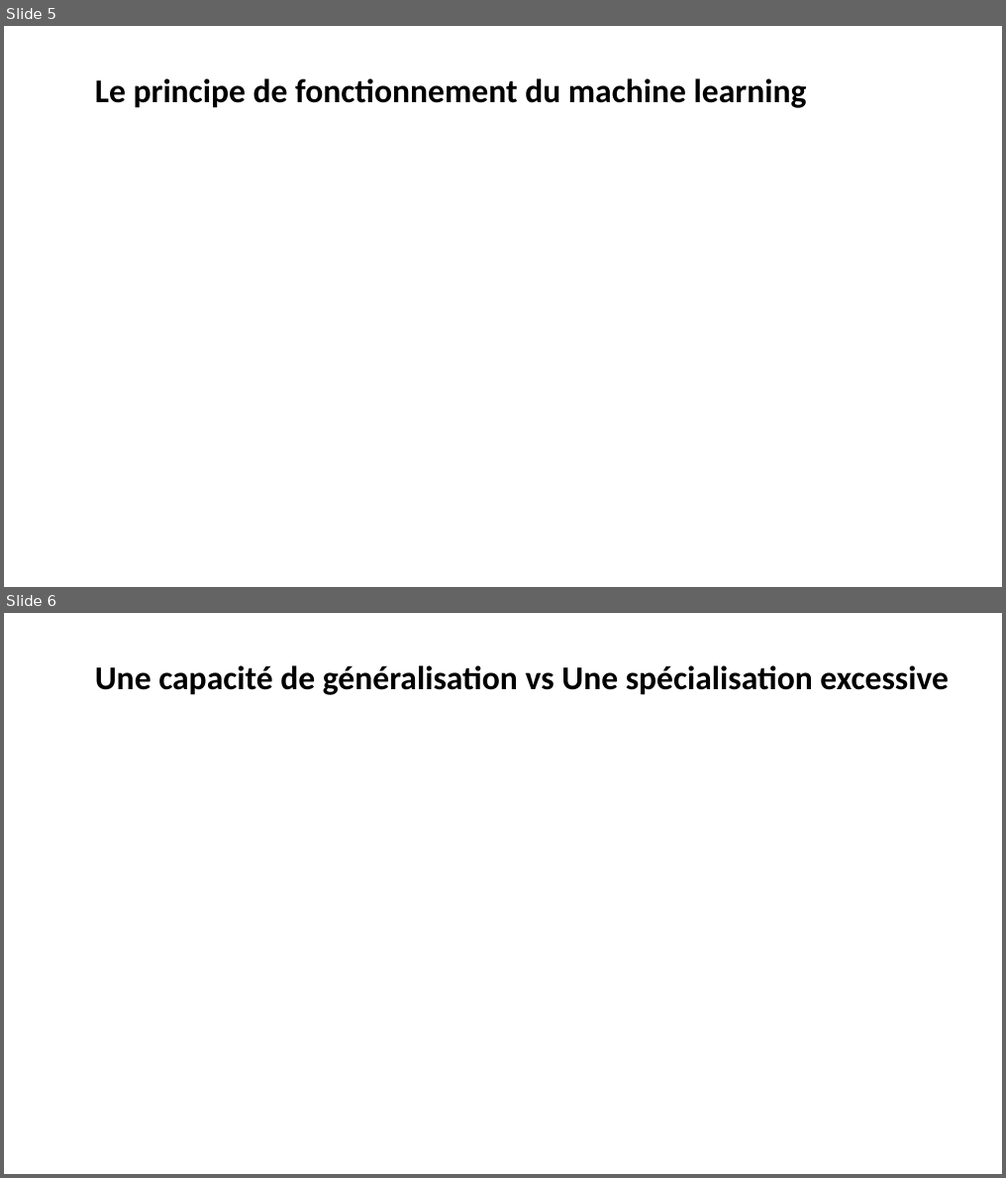
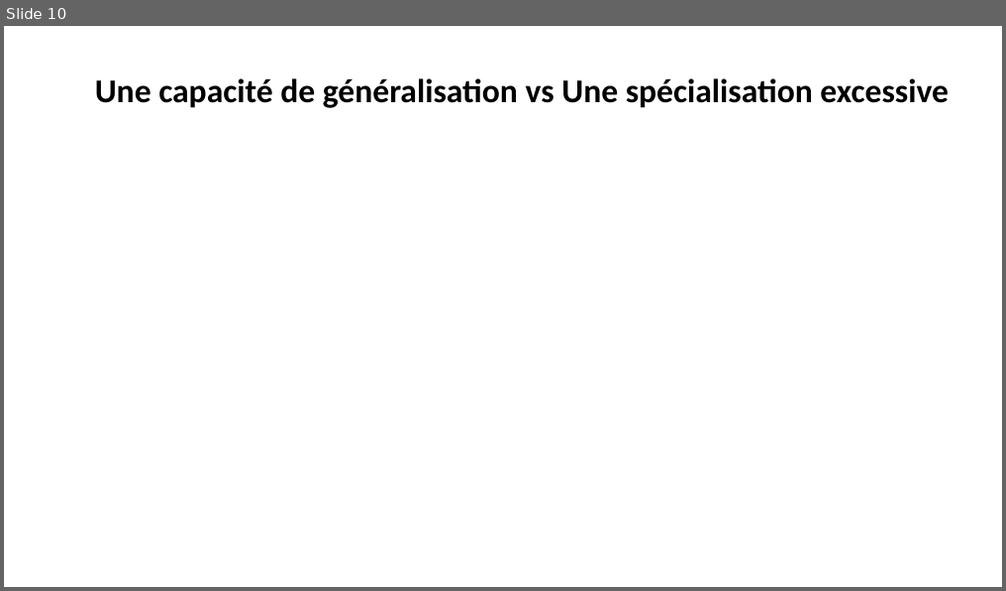
Before and after one commit to laurentprudhon/cours-deeplearning-2020, a slide deck: slides/02_production.pptx. Shown one above the other, each under a label of ours: slides 5 and 6 before the commit, slide 10 after it. The pictures are 1006x1178 and 1006x591 pixels, drawn with LibreOffice and Linux fonts; fonts in the diff are those of the drawing. Boxes give left, top, right and bottom in pixels: in the first picture for what was removed or moved away, otherwise in the second. Text is boxed around its words. In the diff, an @@ line names an element or a change of style, - is before the commit and + after.

```diff
--- a/slides/02_production.pptx
+++ b/slides/02_production.pptx
@@ slide 5 removed at (x1=4, y1=26, x2=1002, y2=587), background #FFFFFF @@
@@ text removed at (x1=95, y1=78, x2=807, y2=108) @@
-Le principe de fonctionnement du machine learning
@@ what was slide 6 is now slide 10 @@
```
Also in this commit, not shown: 2 slides changed, 6 slides added, 14 other slides removed.
